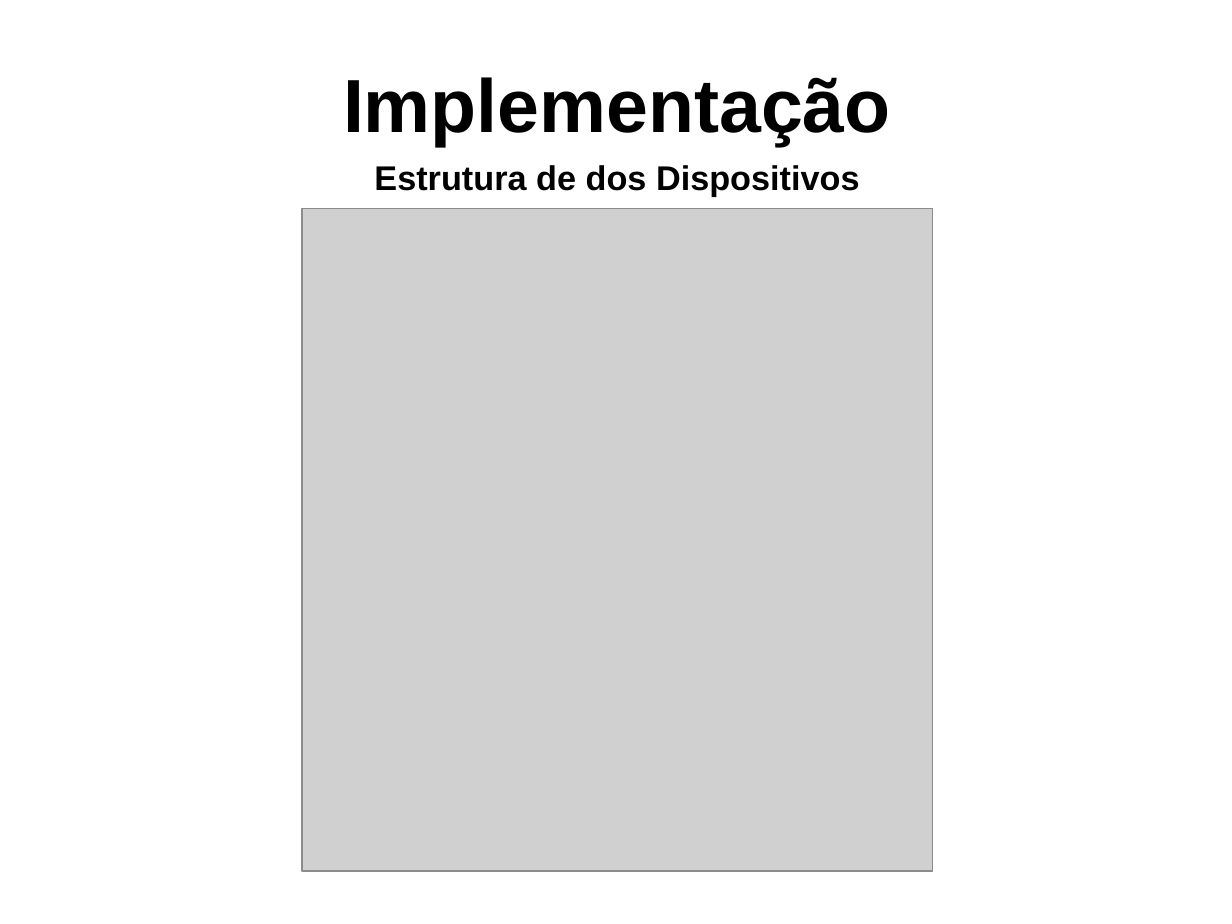
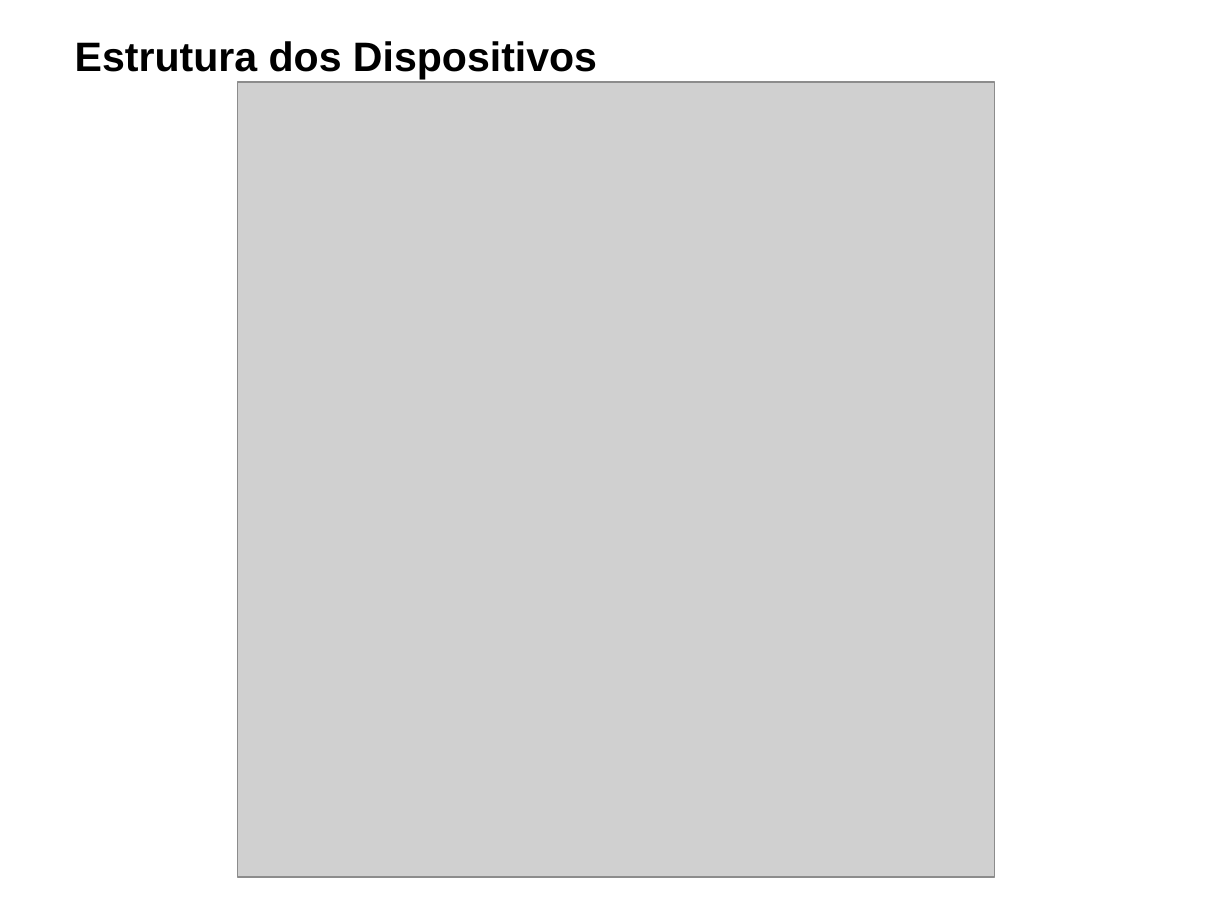
Before and after one commit to gcgfurb/tcc_JulioVicenteBrych, a slide deck: slide 16 of _julio/ApresentaçãoTCC-Julio_Vicente_Brych.pptx. Drawn at 1232x924 pixels with LibreOffice and Linux fonts; fonts in the diff are those of the drawing; grey boxes stand for pictures; background and template pictures are left out. Boxes give left, top, right and bottom in pixels: in the first picture for what was removed or moved away, otherwise in the second. Text is boxed around its words. In the diff, an @@ line names an element or a change of style, - is before the commit and + after.

```diff
--- a/_julio/ApresentaçãoTCC-Julio_Vicente_Brych.pptx
+++ b/_julio/ApresentaçãoTCC-Julio_Vicente_Brych.pptx
@@ text at (x1=75, y1=41, x2=597, y2=79): text changed; size 20 to 24 pt @@
-Estrutura de dos Dispositivos
+Estrutura dos Dispositivos
@@ picture resized from (x1=302, y1=208, x2=933, y2=871) to (x1=238, y1=83, x2=994, y2=877) @@
@@ title removed at (x1=343, y1=77, x2=891, y2=146) @@
-Implementação
```
Also in this commit, not shown: 18 other slides changed, 2 slides added.
